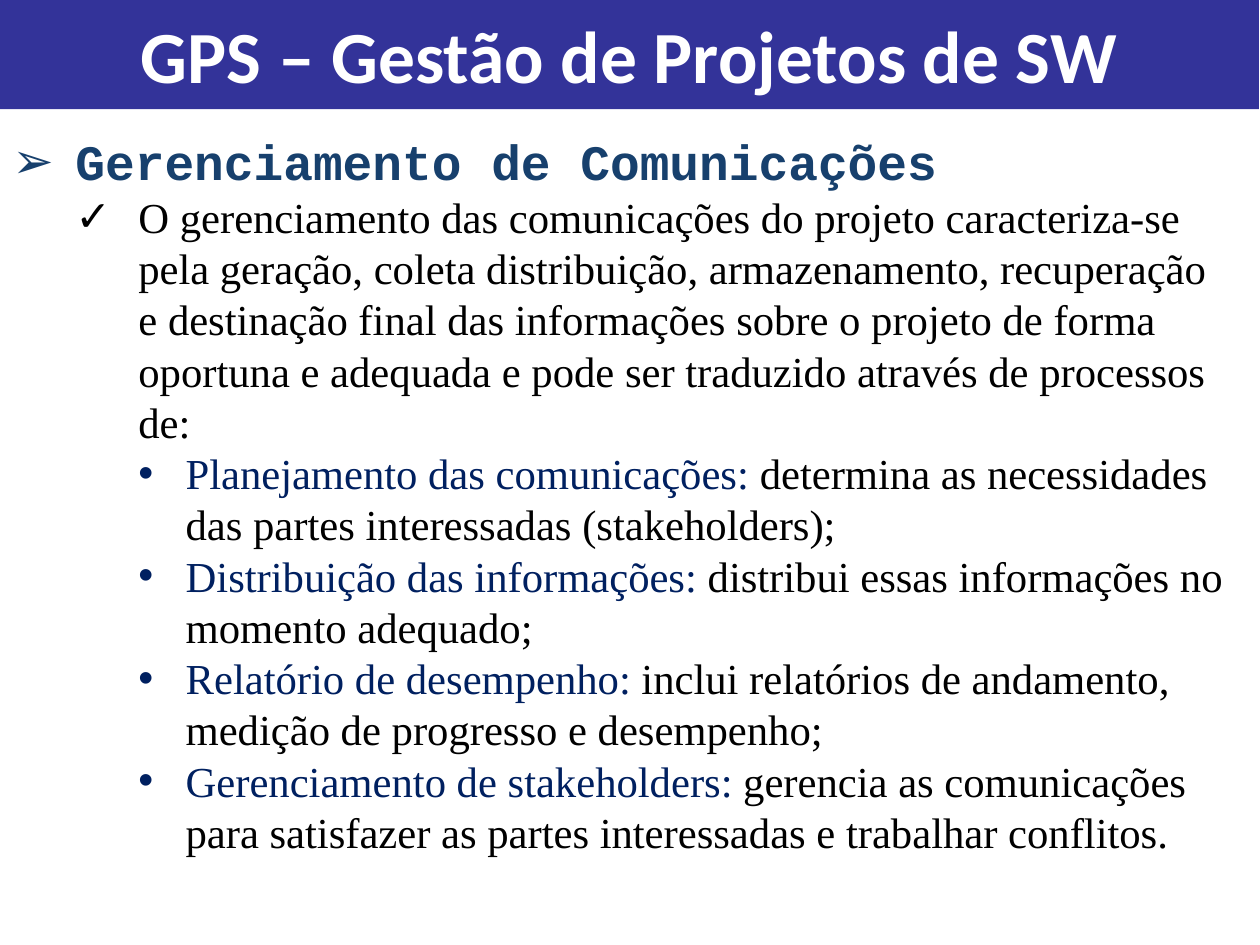
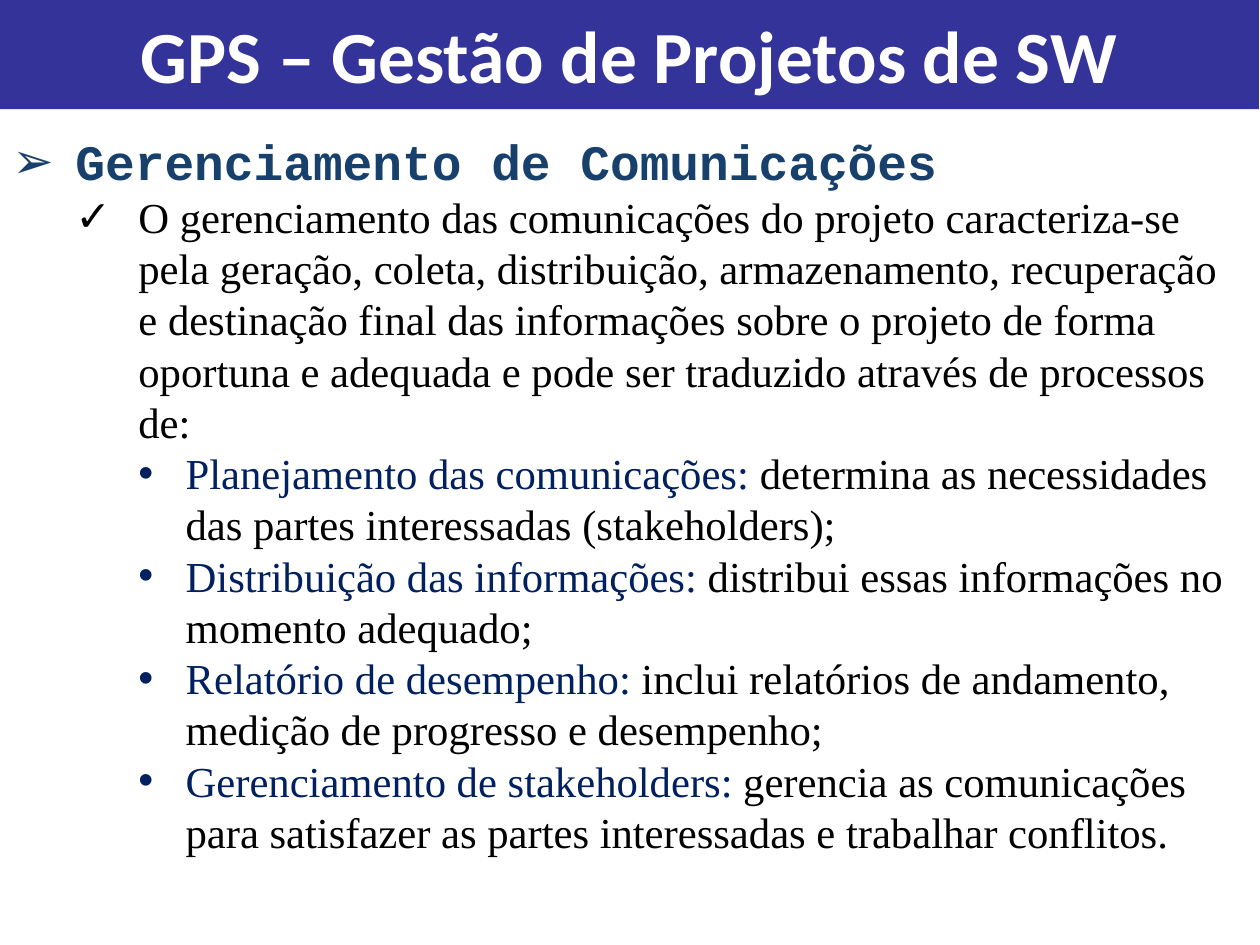
Before and after one commit to jharbes/GESTAO-DE-PROJETO-SOFTWARE, a slide deck: slide 39 of Aulas 1ro Bim/Aula 5 e 6 - Planejamento e Gerenciamento de Projetos.pptx. Drawn at 1260x945 pixels with LibreOffice and Linux fonts; fonts in the diff are those of the drawing. Boxes give left, top, right and bottom in pixels: in the first picture for what was removed or moved away, otherwise in the second. Text is boxed around its words. In the diff, an @@ line names an element or a change of style, - is before the commit and + after.

```diff
--- a/Aulas 1ro Bim/Aula 5 e 6 - Planejamento e Gerenciamento de Projetos.pptx
+++ b/Aulas 1ro Bim/Aula 5 e 6 - Planejamento e Gerenciamento de Projetos.pptx
@@ text at (138,203,1217,439): text changed @@
-  ✓ O gerenciamento das comunicações do projeto caracteriza-se pela geração, coleta distribuição, armazenamento, recuperação e destinação final das informações sobre o projeto de forma oportuna e adequada e pode ser traduzido através de processos de:
+  ✓ O gerenciamento das comunicações do projeto caracteriza-se pela geração, coleta, distribuição, armazenamento, recuperação e destinação final das informações sobre o projeto de forma oportuna e adequada e pode ser traduzido através de processos de:
```
Also in this commit, not shown: 3 other slides changed, 1 other file.
